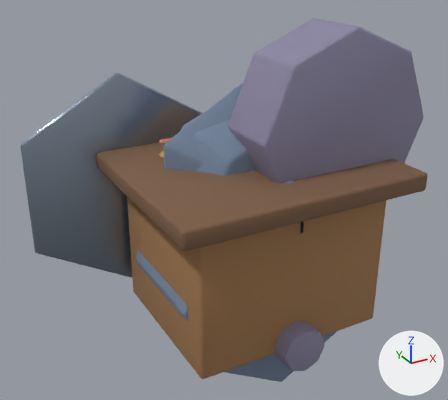
One commit to the Blender file assets-source/blender/buildings/recruit_hall.blend: the scene before it, then after it.
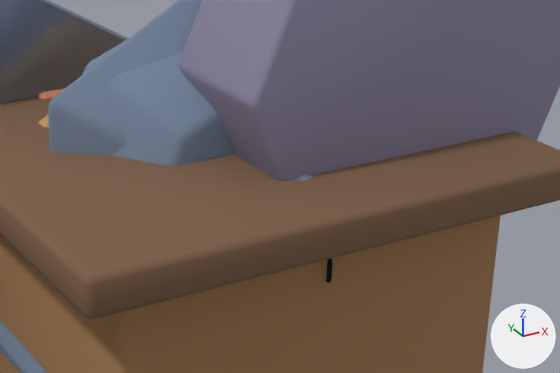
Each version appears first whole from a 50 mm camera at (-3.85, -6.28, 4.88) aimed at (-0.28, 0.21, 1.63), and next in a close-up on the part from 31% to 93% of the width and 24% to 70% of the height. The axes (+X, +Y, +Z) are drawn at lower right. The lights are the same throughout. The first two pictures are the older version.

In view in the first close-up: 'LOD1_PROXY_base', 'LOD1_PROXY_cap', 'LOD2_PROXY_cap', 'flagPole.-1.25', 'hallBody', 'roof', 'watchtower' and 4 more.
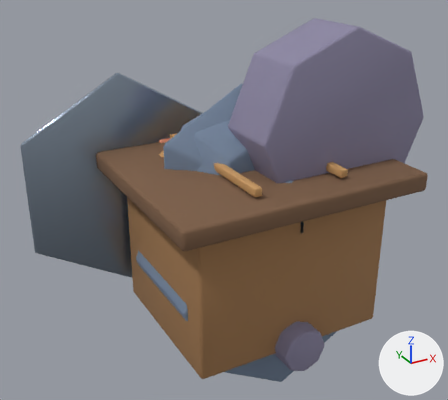
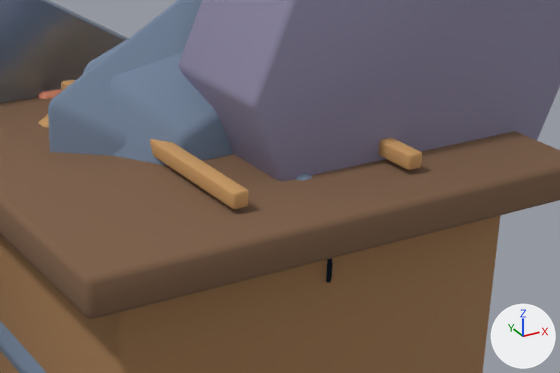
What changed in the scene script:
```text
Add me_cube_869:
    me_cube_869.from_pydata(...)  # a box spanning x -0.05..0.05, y -0.05..0.05, z -1.1..1.1
    me_cube_869.polygons.foreach_set('use_smooth', [True] * 6)
    me_cube_869.materials.append(mat_mat_recruit_hall_woodlight)  # orange #c59761
Add ob_rooftruss_r:
    ob_rooftruss_r = bpy.data.objects.new('roofTruss.R', me_cube_869)
    ob_rooftruss_r.parent = ob_buildingroot
    ob_rooftruss_r.location = (0.58, 2.28, 0.0)
    _m = ob_rooftruss_r.modifiers.new('soft bevel', 'BEVEL')
    _m.width = 0.014
    _m.width_pct = 0.014
    _m.segments = 2
Add ob_rooftruss_l:
    ob_rooftruss_l = bpy.data.objects.new('roofTruss.L', me_cube_869.copy())
    ob_rooftruss_l.parent = ob_buildingroot
    ob_rooftruss_l.location = (-0.58, 2.28, 0.0)
    _m = ob_rooftruss_l.modifiers.new('soft bevel', 'BEVEL')
    _m.width = 0.014
    _m.width_pct = 0.014
    _m.segments = 2
```

Boxes (x1, y1, x2, y2) around the edits, measured in the close-ups (560 x 373 px):
'roofTruss.L', added: after (61, 80, 248, 209)
'roofTruss.R', added (orange): after (378, 138, 422, 170)
